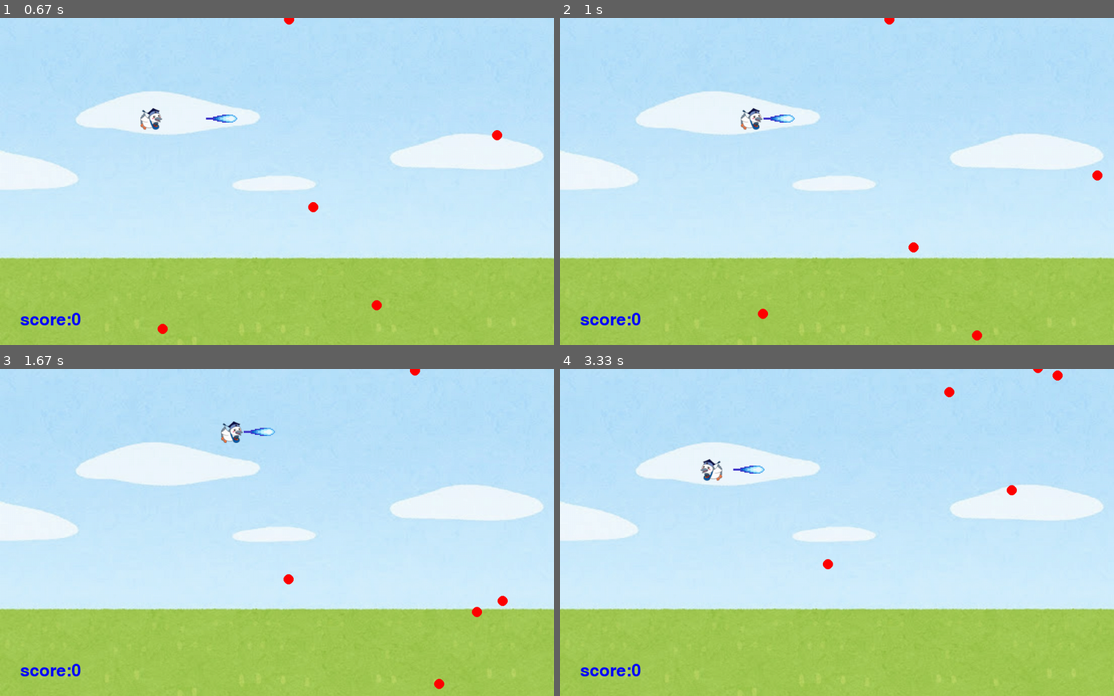
Above: before the commit, frames 1-4 (two rows, left to right).
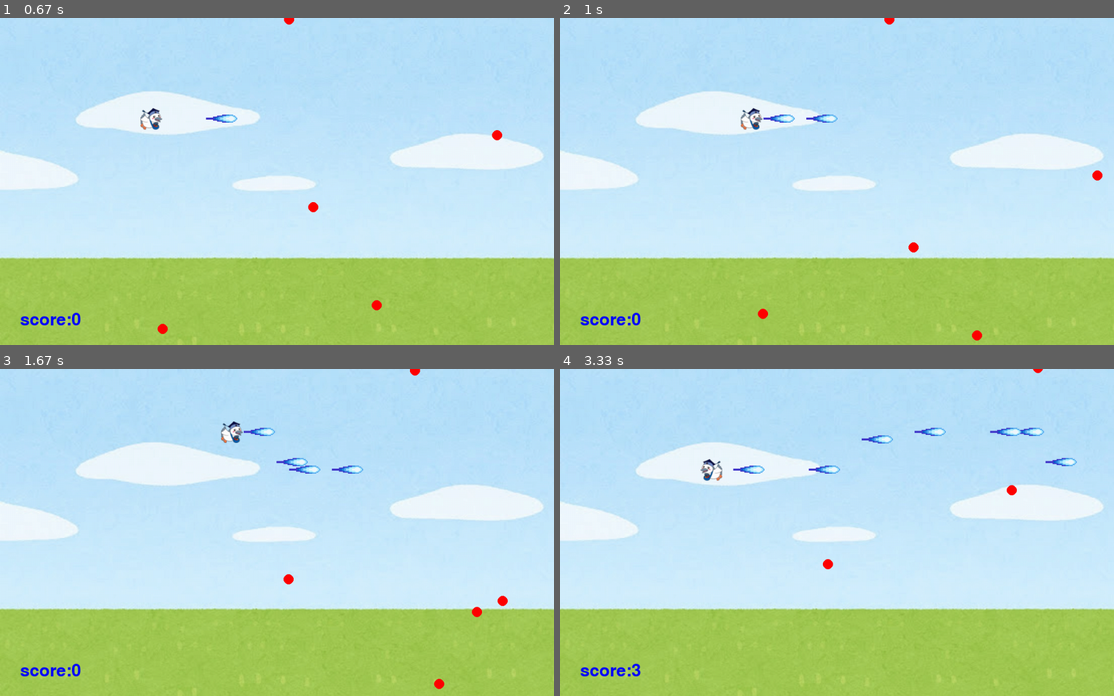
Above: after the commit, the same moments.

Repository: c0a25183ad/ProjExD_3
Game: pygame game, started from fight_kokaton.py
The game is run twice, just before and just after one commit, with the same random seed, the same clock (stepped at 60 frames per second) and the same inputs.
Inputs:
- Up to frame 1 (0.67 s): tap Space at 0.33 s
- Up to frame 2 (1 s): hold Right from 0.67 s (still down); tap Space at 0.73 s
- Up to frame 3 (1.67 s): tap Space at 1.03, 1.23, 1.57 s; release Right at 1.13 s; hold Up 1.17-1.47 s; hold Right from 1.5 s (still down)
- Up to frame 4 (3.33 s): tap Space at 1.87, 2.07, 2.37, 2.63, 2.97, 3.27 s; release Right at 1.97 s; hold Left 2-2.53 s; hold Down 2.57-2.87 s; hold Left 2.9-3.3 s

Frame 1 is identical in both runs. In frame 2, less than 0.1% of the frame differs, in the area x 44-51%, y 29-33%; in frame 3, 0.3%; in frame 4, 0.6%, in the area x 13-94%, y 0-94%.

Commit message:
追加機能2:完成

Diff:
--- a/fight_kokaton.py
+++ b/fight_kokaton.py
@@ -165,13 +165,9 @@
     screen = pg.display.set_mode((WIDTH, HEIGHT))
     bg_img = pg.image.load("fig/pg_bg.jpg")
     bird = Bird((300, 200))
-    # bomb = Bomb((255, 0, 0), 10)
-    # bombs = []
-    # for _ in range(NUM_OF_BOMBS):
-    #     bombs.append(Bomb((255, 0, 0), 10))
     bombs = [Bomb((255, 0, 0), 10) for _ in range(NUM_OF_BOMBS)]
     score=Score()
-    beam = None  # ゲーム初期化時にはビームは存在しない
+    beams = []
     clock = pg.time.Clock()
     tmr = 0
     while True:
@@ -180,7 +176,7 @@
                 return
             if event.type == pg.KEYDOWN and event.key == pg.K_SPACE:
                 # スペースキー押下でBeamクラスのインスタンス生成
-                beam = Beam(bird)
+                beams.append(Beam(bird))
         screen.blit(bg_img, [0, 0])
 
         for bomb in bombs:
@@ -195,20 +191,22 @@
                 return
 
         for i, bomb in enumerate(bombs):
-            if beam is not None:
-                if beam.rct.colliderect(bomb.rct):  # ビームと爆弾の衝突判定
-                    beam = None
-                    bombs[i] = None
-                    bird.change_img(6, screen)  # よろこびエフェクト
-                    score.value+=1
-                    pg.display.update()
+            for j ,beam in enumerate(beams):
+                if beam is not None:
+                    if beam.rct.colliderect(bomb.rct):  # ビームと爆弾の衝突判定
+                        beams[j] = None
+                        bombs[i] = None
+                        bird.change_img(6, screen)  # よろこびエフェクト
+                        score.value+=1
+                        pg.display.update()
 
         bombs = [bomb for bomb in bombs if bomb is not None]  # Noneを取り除く
 
         key_lst = pg.key.get_pressed()
         bird.update(key_lst, screen)
-        if beam is not None:
-            beam.update(screen)
+        for j,beam in enumerate(beams):
+            if beam is not None:
+                beams[j].update(screen)
         for bomb in bombs:
             bomb.update(screen)
         score.update(screen)
